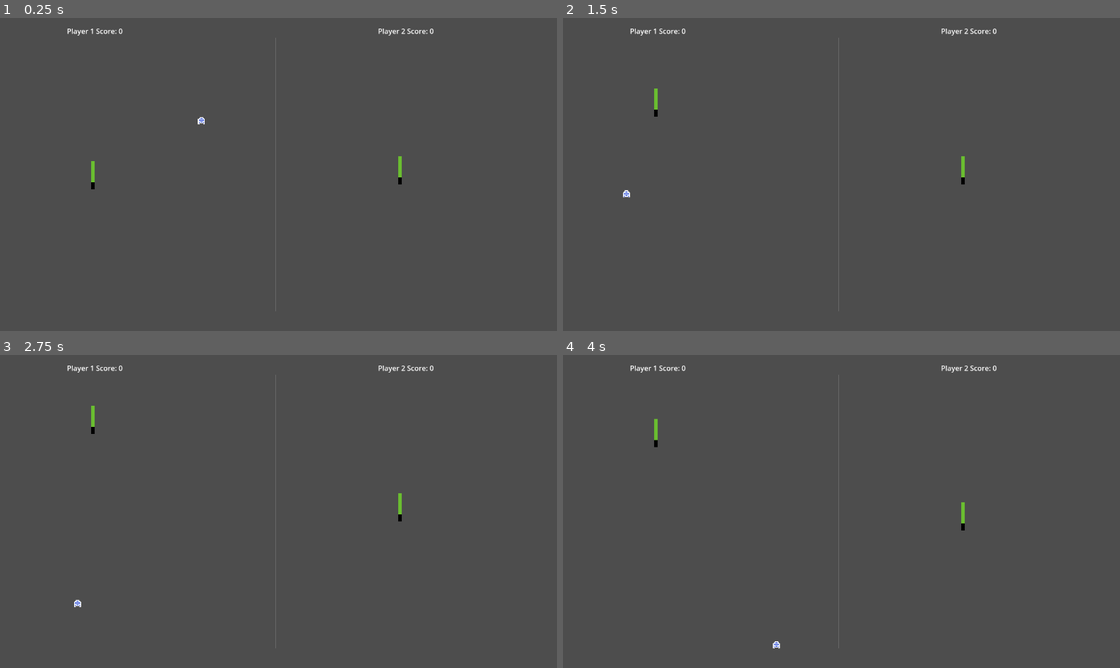
Above: before the commit, frames 1-4 (two rows, left to right).
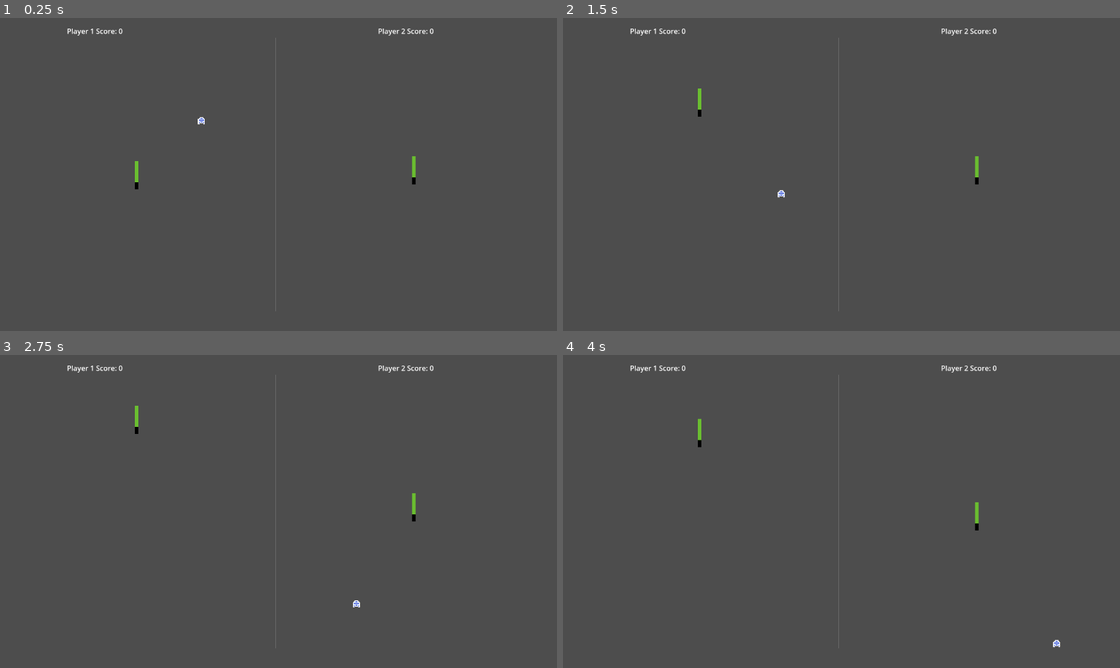
Above: after the commit, the same moments.

Repository: jordonbigelow/Pixel-Art-Pong
Game: Godot game, scene res://scenes/game_scene.tscn
Same seed, same stepped clock (60 frames per second), same inputs: the game is played once before the commit and once after it. The project has no main scene, so this scene is started directly.
Inputs (mouse positions are in pixels of both pictures, inside the frame that each line leads up to):
- Up to frame 1 (0.25 s): no input
- Up to frame 2 (1.5 s): tap Enter at 0.5 s; move the mouse to (964, 161) at 0.52 s; hold W (p1_move_up) 0.53-1.28 s; tap K (p2_move_down) at 0.6 s; click (964, 161) at 0.67 s; move the mouse to (730, 193) at 1.27 s; hold S (p1_move_down) from 1.28 s (still down); tap I (p2_move_up) at 1.35 s
- Up to frame 3 (2.75 s): move the mouse to (334, 442) at 2.02 s; release S (p1_move_down) at 2.03 s; hold W (p1_move_up) from 2.03 s (still down); tap Enter at 2.1 s
- Up to frame 4 (4 s): move the mouse to (813, 577) at 2.77 s; tap F at 2.85 s; click (813, 577) at 2.92 s; move the mouse to (1008, 561) at 3.52 s; release W (p1_move_up) at 3.53 s; hold S (p1_move_down) from 3.53 s (still down); tap K (p2_move_down) at 3.6 s

The runs differ from the first frame. In frame 1, 0.2% of the frame differs, in the area x 16-75%, y 44-55%; in frame 2, 0.3%; in frame 3, 0.3%; in frame 4, 0.3%, in the area x 16-90%, y 20-94%.

Commit message:
centered the 'net' and 'player paddles'

Diff:
--- a/scenes/game_scene.tscn
+++ b/scenes/game_scene.tscn
@@ -14,12 +14,12 @@
 script = ExtResource("1_ys3ak")
 
 [node name="Player 1 Paddle" parent="." instance=ExtResource("1_xdxgb")]
-position = Vector2(222, 357)
+position = Vector2(321, 357)
 scale = Vector2(4, 4)
 player_number = 1
 
 [node name="Player 2 Paddle" parent="." instance=ExtResource("1_xdxgb")]
-position = Vector2(918, 346)
+position = Vector2(949, 346)
 scale = Vector2(4, 4)
 player_number = 2
 
